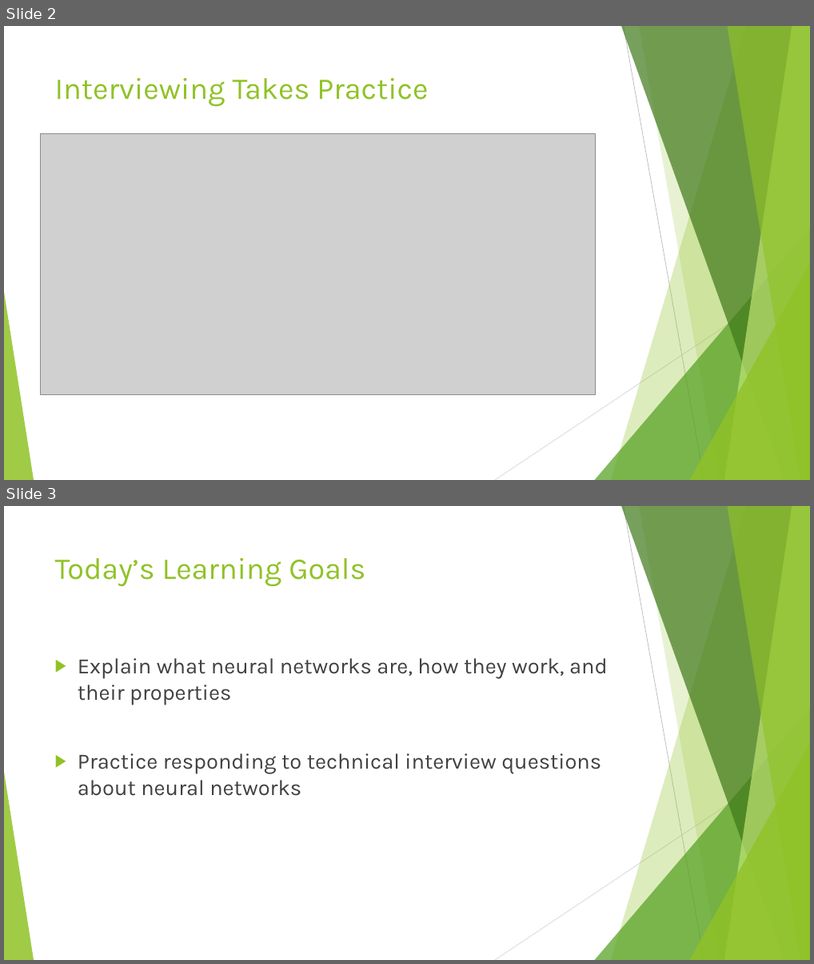
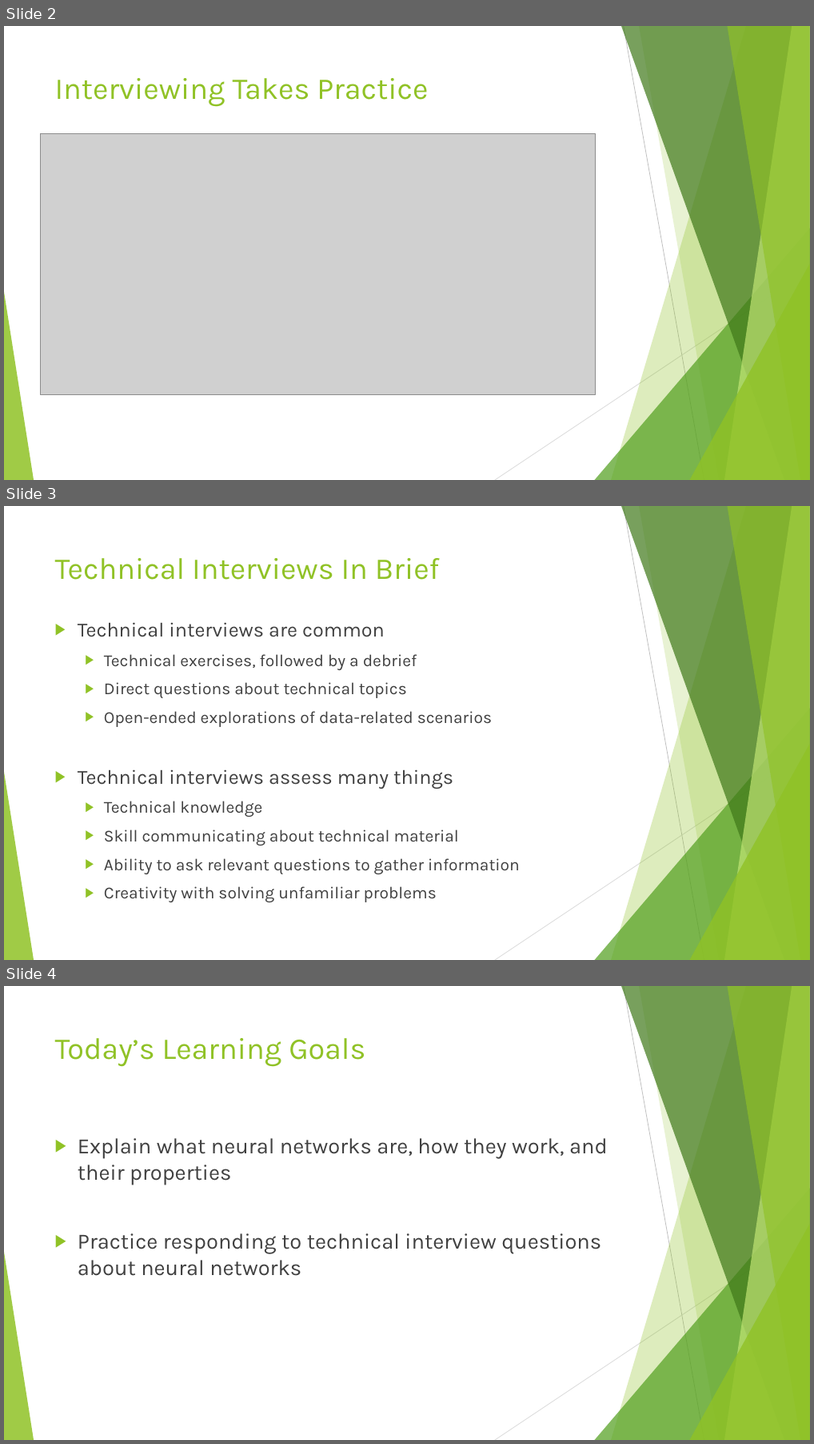
Before and after one commit to DavidBraslow/Neural-Network-Interviews, a slide deck: Neural Network Interviews Slides v2.pptx. Shown one above the other, each under a label of ours: slides 2 and 3 before the commit, slides 2, 3 and 4 after it. The pictures are 814x964 and 814x1444 pixels, drawn with LibreOffice and Linux fonts; fonts in the diff are those of the drawing; grey boxes stand for pictures. Boxes give left, top, right and bottom in pixels: in the first picture for what was removed or moved away, otherwise in the second. Text is boxed around its words. In the diff, an @@ line names an element or a change of style, - is before the commit and + after.

```diff
--- a/Neural Network Interviews Slides v2.pptx
+++ b/Neural Network Interviews Slides v2.pptx
@@ slide 3 added at bbox=[4, 506, 810, 960], background #FFFFFF; not listed: 10 template elements that a slide beside it also shows @@
@@ title added at bbox=[55, 558, 440, 580], 36 pt, text #90C226 @@
+Technical Interviews In Brief
@@ text added at bbox=[78, 622, 520, 902], 20 pt, text #404040 @@
+▶ Technical interviews are common
+  ▶ Technical exercises, followed by a debrief
+  ▶ Direct questions about technical topics
+  ▶ Open-ended explorations of data-related scenarios
+▶ Technical interviews assess many things
+  ▶ Technical knowledge
+  ▶ Skill communicating about technical material
+  ▶ Ability to ask relevant questions to gather information
+  ▶ Creativity with solving unfamiliar problems
@@ what was slide 3 is now slide 4 @@
```
Also in this commit, not shown: 5 slides changed, 5 other slides added, 3 slides removed, 2 other files.
